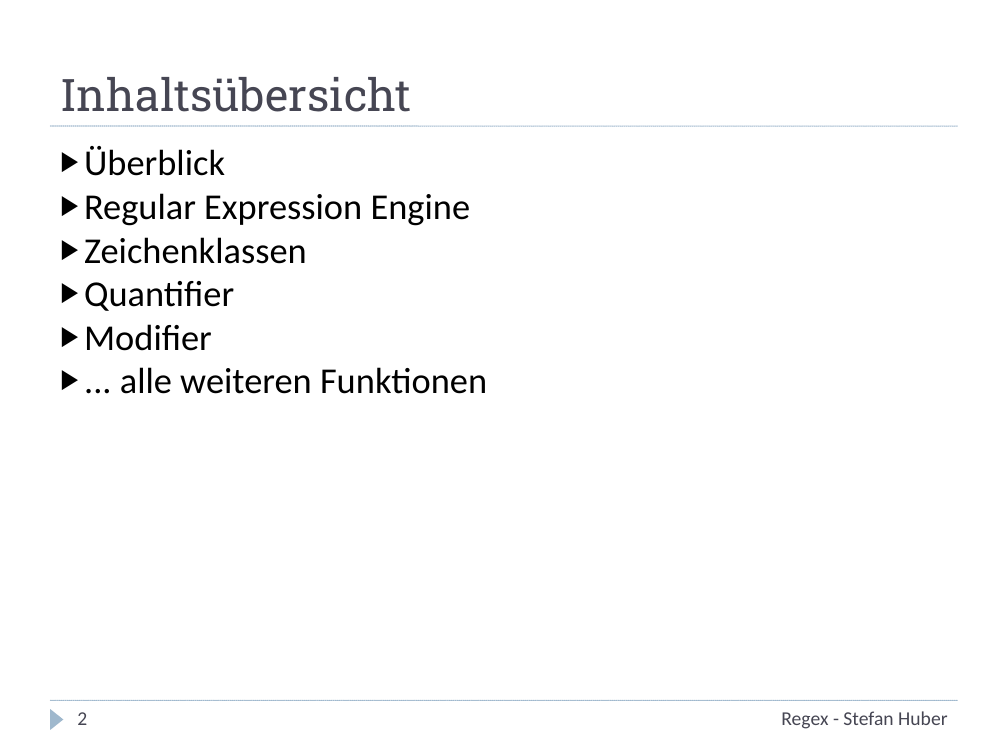
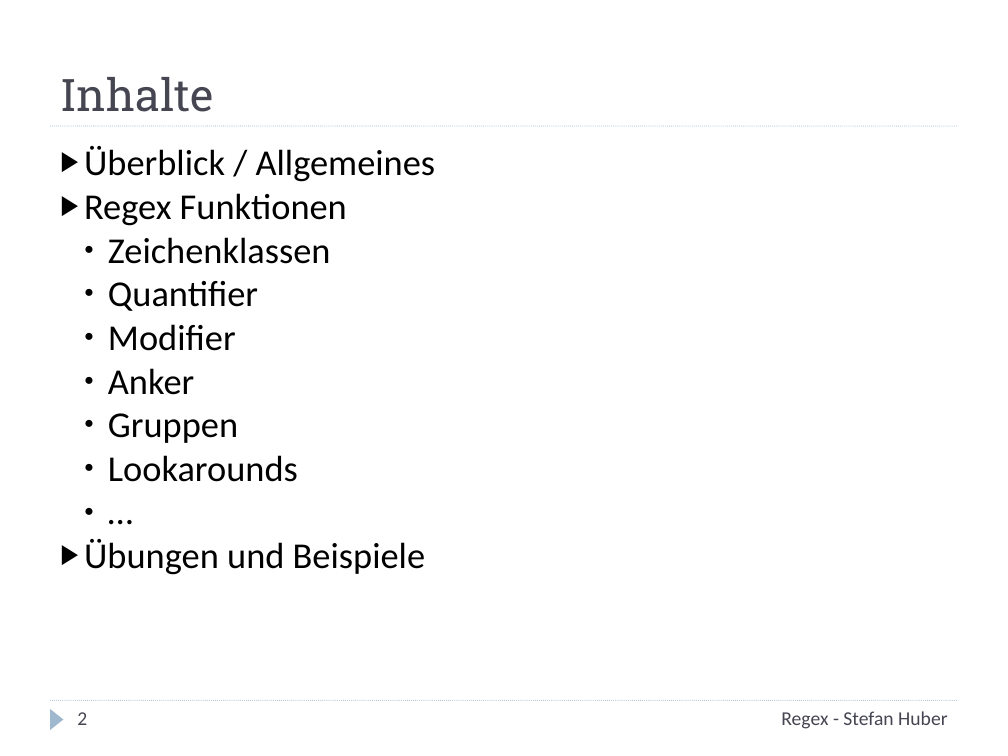
Before and after one commit to stefanhuber/regex-schulung, a slide deck: slide 2 of Regex.pptx. Drawn at 1008x756 pixels with LibreOffice and Linux fonts; fonts in the diff are those of the drawing. Boxes give left, top, right and bottom in pixels: in the first picture for what was removed or moved away, otherwise in the second. Text is boxed around its words. In the diff, an @@ line names an element or a change of style, - is before the commit and + after.

```diff
--- a/Regex.pptx
+++ b/Regex.pptx
@@ text at (x1=60, y1=77, x2=213, y2=112): text changed @@
-Inhaltsübersicht
+Inhalte
@@ text at (x1=84, y1=146, x2=436, y2=226): text changed @@
-▶ Überblick
-▶ Regular Expression Engine
+▶ Überblick / Allgemeines
+▶ Regex Funktionen
@@ text at (x1=108, y1=237, x2=331, y2=351): bullet ▶ to ●; list level 1 to 2 in "Zeichenklassen"; list level 1 to 2 in "Quantifier"; list level 1 to 2 in "Modifier" @@
@@ text at (x1=84, y1=368, x2=425, y2=575): text changed @@
-▶ ... alle weiteren Funktionen
+  ● Anker
+  ● Gruppen
+  ● Lookarounds
+  ● …
+▶ Übungen und Beispiele
```
Also in this commit, not shown: 17 other slides changed, 1 slide added, 1 other file.
